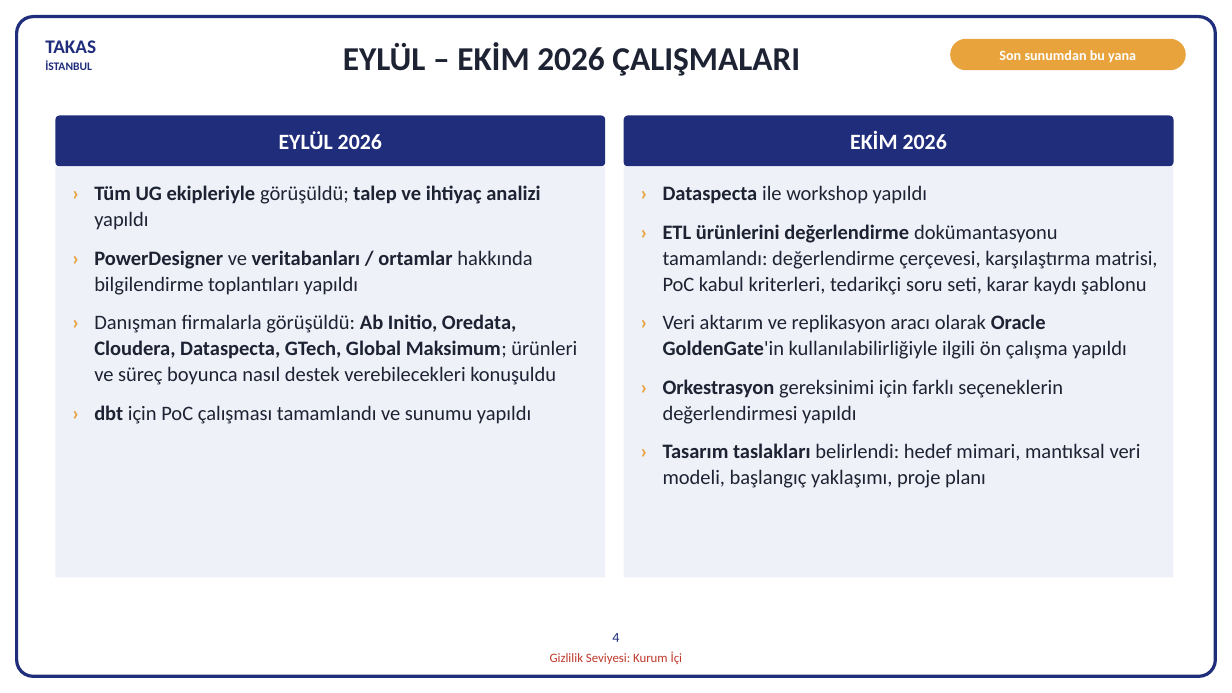
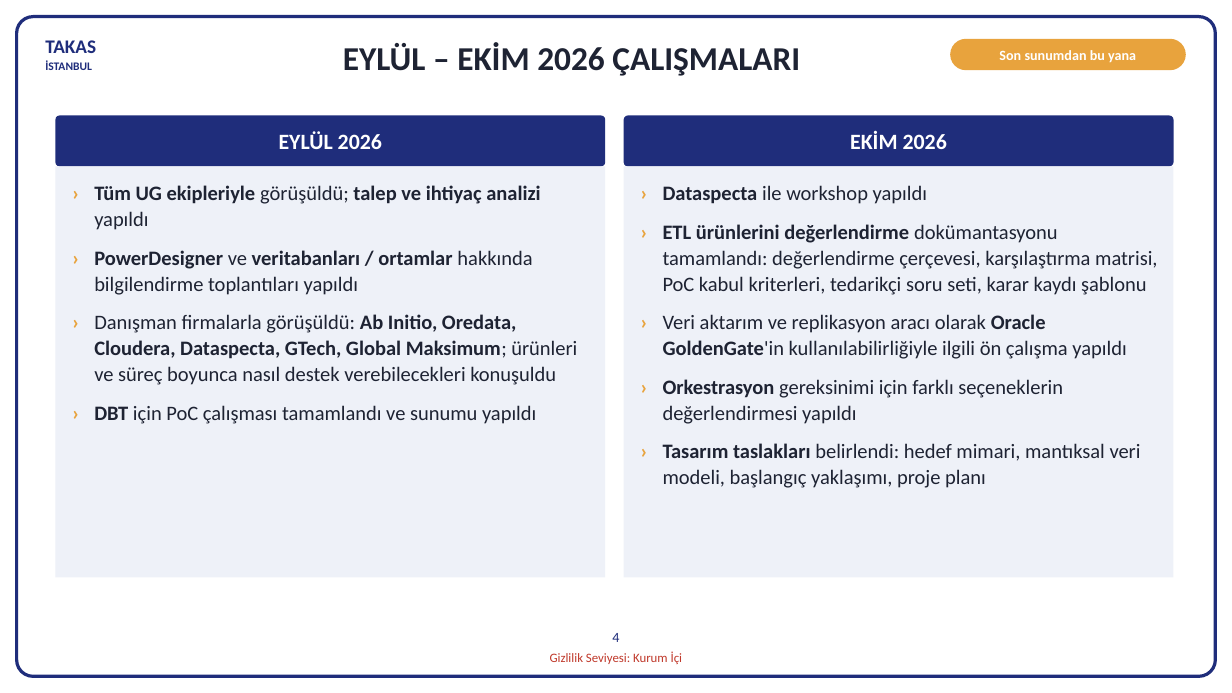
Before and after one commit to hanifidemirel0/Cursor-Projects, a slide deck: slide 4 of outputs/dwh-sunum-kasim-2026/5 - DWHSunum_Kasim2026.pptx. Drawn at 1232x693 pixels with LibreOffice and Linux fonts; fonts in the diff are those of the drawing. Boxes give left, top, right and bottom in pixels: in the first picture for what was removed or moved away, otherwise in the second. Text is boxed around its words. In the diff, an @@ line names an element or a change of style, - is before the commit and + after.

```diff
--- a/outputs/dwh-sunum-kasim-2026/5 - DWHSunum_Kasim2026.pptx
+++ b/outputs/dwh-sunum-kasim-2026/5 - DWHSunum_Kasim2026.pptx
@@ text at (94,405,536,424): text changed @@
-› dbt için PoC çalışması tamamlandı ve sunumu yapıldı
+› DBT için PoC çalışması tamamlandı ve sunumu yapıldı
```
Also in this commit, not shown: 7 other slides changed, 2 other files.
